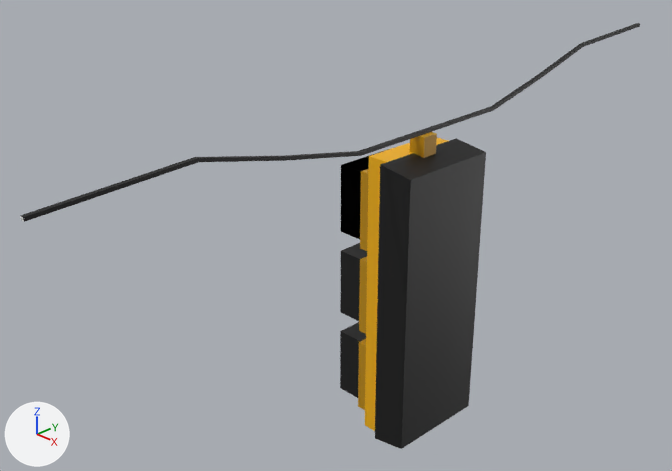
The Blender file BlenderModels/Streetlight/redLight/redLight.blend: old version first, new version second.
Camera for both pictures: a camera (50 mm lens) standing at (4.38, -4.88, 3.64) and looking at (-0.23, -0.38, 0.77). The lights are fixed; the arrows at lower left show +X, +Y and +Z.
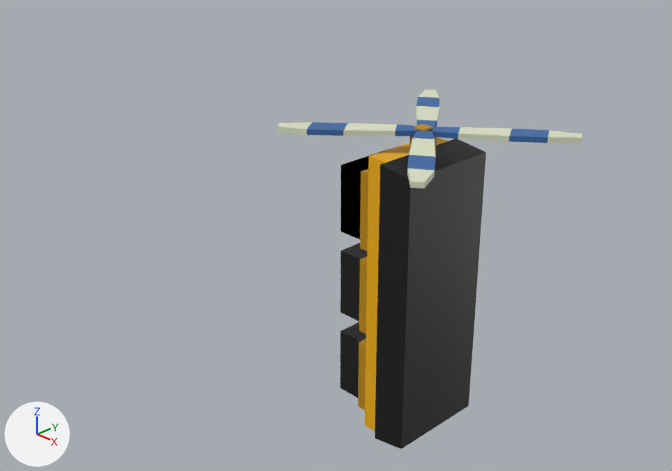
The change, as JSON lines over the scene's bpy script:
```json
{"op": "add", "block": "mat_propellerwhite", "code": ["mat_propellerwhite = principled_material('PropellerWhite')", "mat_propellerwhite.base_color = (0.757, 0.8, 0.59)  # white #e2e7ca"]}
{"op": "add", "block": "mat_propellerblue", "code": ["mat_propellerblue = principled_material('PropellerBlue')", "mat_propellerblue.base_color = (0.0417, 0.144, 0.384)  # blue #3a6aa7"]}
{"block": "me_cube", "where": "# used by ob_cube; location = (0.0, 0.0, 0.0)"}
{"op": "remove", "block": "me_cube", "code": "me_cube.from_pydata(...)  # 294 vertices, 250 faces; spans x -0.33..0.49, y -3.01..3.0, z -0.87..1.96"}
{"op": "add", "block": "me_cube", "code": "me_cube.from_pydata(...)  # 319 vertices, 268 faces; spans x -0.59..1.14, y -0.82..0.91, z -0.87..1.64"}
{"block": "me_cube", "change": "me_cube part 1: a new loose piece of 20 vertices spanning x 0.21..1.14, y 0.01..0.74, z 1.58..1.63"}
{"block": "me_cube", "change": "me_cube part 2: a new loose piece of 20 vertices spanning x -0.44..0.31, y -0.01..0.91, z 1.58..1.63"}
{"block": "me_cube", "change": "me_cube part 3: a new loose piece of 20 vertices spanning x -0.59..0.3, y -0.67..0.12, z 1.58..1.63"}
{"block": "me_cube", "change": "me_cube part 4: a new loose piece of 20 vertices spanning x 0.19..0.95, y -0.82..0.09, z 1.58..1.63"}
{"block": "me_cube", "change": "me_cube part 5"}
{"block": "me_cube", "change": "59 vertices are removed from x 0.21..0.24, y -3.01..3.0, z 1.58..1.96"}
{"block": "me_cube", "change": "59 faces are deleted"}
{"block": "me_cube", "change": "4 vertices are added at (0.18, 0.01, 1.64), (0.18, 0.09, 1.64), (0.28, 0.01, 1.64), (0.28, 0.09, 1.64)"}
{"block": "me_cube", "change": "5 new faces join them, mat_darkyellowplastic (yellow #be8c00)"}
{"op": "add", "block": "me_cube", "code": "me_cube.materials.append(mat_propellerblue)  # blue #3a6aa7"}
{"op": "add", "block": "me_cube", "code": "me_cube.materials.append(mat_propellerwhite)  # white #e2e7ca"}
```

Location of each change, (x1, y1, x2, y2) in pixels of the pictures (672 x 471 px):
```json
{"object": "Cube", "change": "reshaped", "before": [20, 23, 640, 449], "after": [277, 90, 582, 449], "on screen": "51% narrower, 16% shorter"}
{"part": 1, "of": "me_cube", "change": "added", "after": [432, 127, 582, 143]}
{"part": 2, "of": "me_cube", "change": "added", "after": [416, 90, 439, 131]}
{"part": 3, "of": "me_cube", "change": "added", "after": [277, 122, 429, 136]}
{"part": 4, "of": "me_cube", "change": "added", "after": [407, 130, 436, 188]}
{"part": 5, "of": "me_cube", "change": "cut back", "before": [20, 23, 640, 222], "after": [414, 124, 433, 131]}
```
